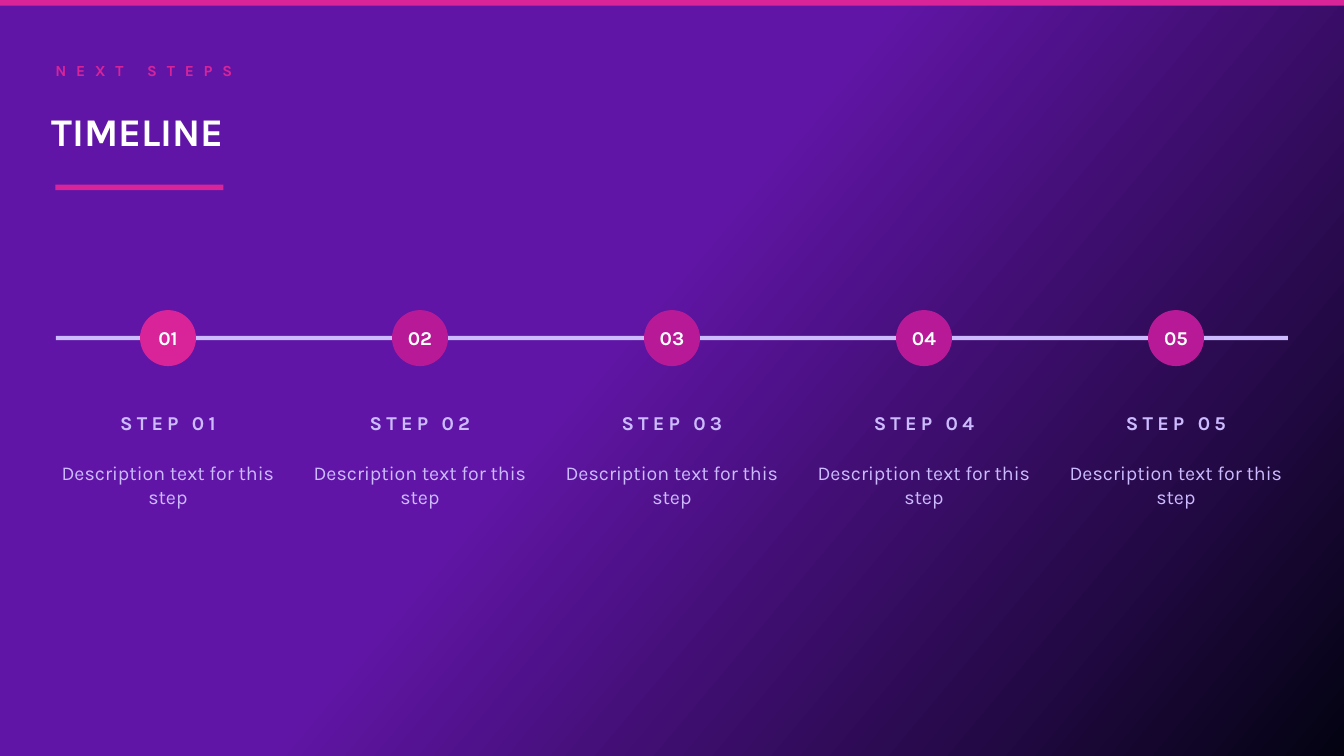
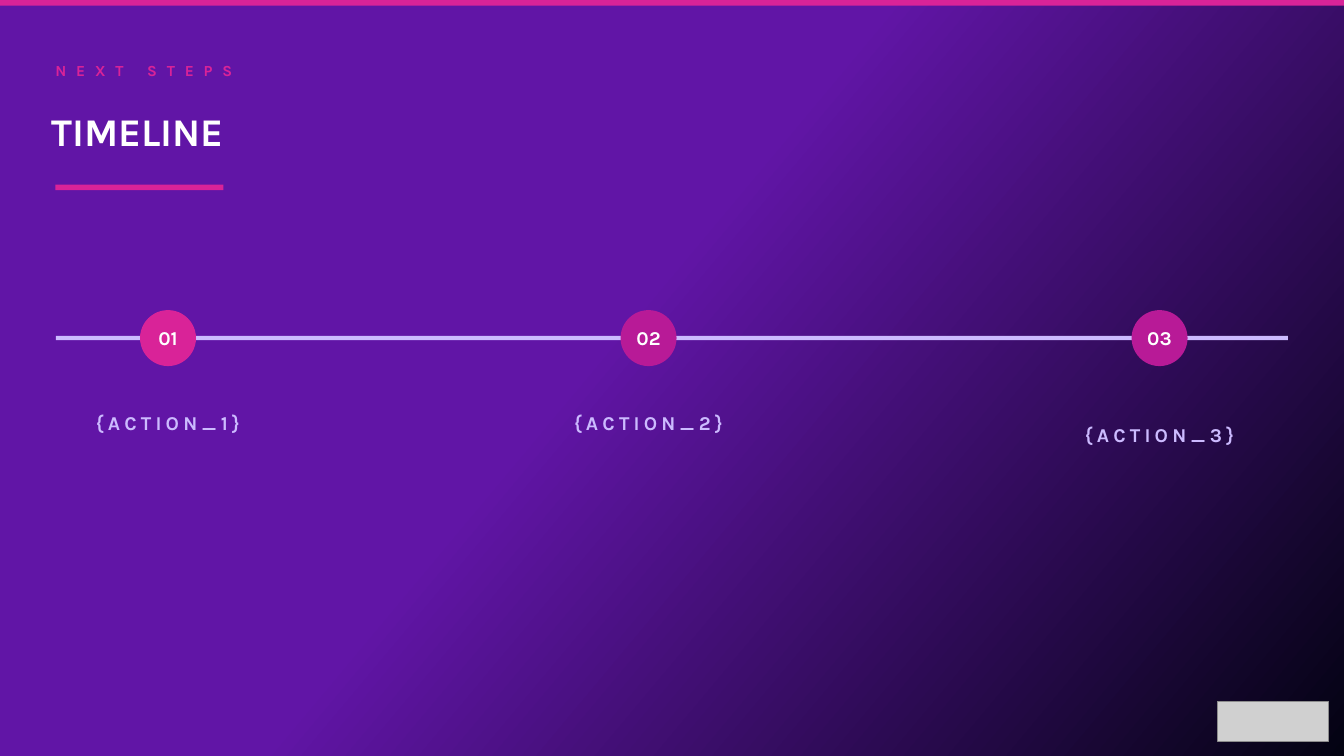
Before and after one commit to oresanniowo-beep/EBR-Gen-v2, a slide deck: slide 38 of EBR_Template.pptx (slide 36 before the commit). Drawn at 1344x756 pixels with LibreOffice and Linux fonts; fonts in the diff are those of the drawing; grey boxes stand for pictures. Boxes give left, top, right and bottom in pixels: in the first picture for what was removed or moved away, otherwise in the second. Text is boxed around its words. In the diff, an @@ line names an element or a change of style, - is before the commit and + after.

```diff
--- a/EBR_Template.pptx
+++ b/EBR_Template.pptx
@@ ellipse "02": place and size @@
-ellipse "02" at (392,311,449,367)
+ellipse "02" at (621,311,678,367)
@@ ellipse removed at (896,311,953,367) @@
-04
@@ ellipse "03": place and size @@
-ellipse "03" at (644,311,701,367)
+ellipse "03" at (1132,311,1189,367)
@@ ellipse removed at (1148,311,1205,367) @@
-05
@@ text at (96,414,240,433): text changed @@
-STEP 01
+{ACTION_1}
@@ text at (574,414,723,433): text changed @@
-STEP 02
+{ACTION_2}
@@ text removed at (622,417,722,430) @@
-STEP 03
@@ text removed at (874,417,974,430) @@
-STEP 04
@@ text removed at (1126,417,1226,430) @@
-STEP 05
@@ text added at (1085,426,1234,445), 14 pt, text #CCBBFF, bold @@
+{ACTION_3}
@@ text removed at (62,466,274,509) @@
-Description text for this step
@@ text removed at (314,466,526,509) @@
-Description text for this step
@@ text removed at (566,466,778,509) @@
-Description text for this step
@@ text removed at (818,466,1030,509) @@
-Description text for this step
@@ text removed at (1070,466,1282,509) @@
-Description text for this step
@@ picture added at (1218,702,1329,741) @@
```
Also in this commit, not shown: 28 other slides changed, 10 slides added, 10 slides removed.
